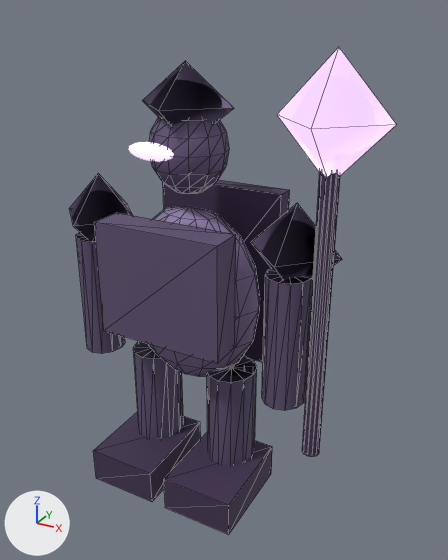
A saved change to the glTF model public/assets/3d/enemies/summoner.glb.
Rendered twice from a camera (50 mm lens) standing at (1.45, -2.31, 2.29) and looking at (0.15, 0.04, 1.11). Lighting does not change. The marker at lower left points along +X, +Y and +Z. The older version comes first. Mesh edges are drawn as thin lines on the coarser meshes. Where no turn or scale is listed for an object, it has been applied to the vertices.

In view in the first picture: 'arm1', 'breastplate', 'cape', 'head', 'leftBoot', 'leftLeg', 'rightBoot', 'rightLeg', 'shoulder1', 'staff', 'staffOrb', 'torso' and 4 more.
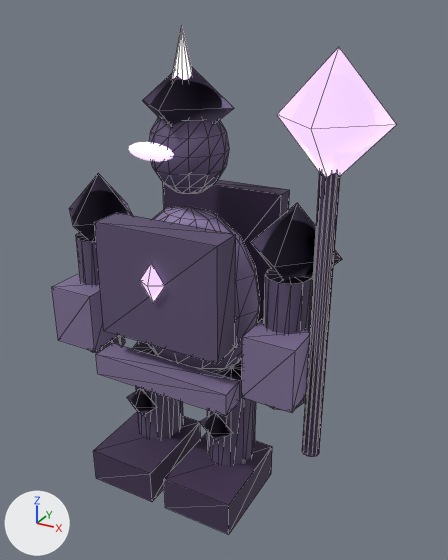
Pixel boxes [x1, y1, x2, y2] of what changed, in the pictures (448 x 560 px):
'ExtraBelt', added
    after: [96, 343, 240, 416]
'ExtraForearmR', added
    after: [242, 319, 310, 413]
'ExtraForearmL', added
    after: [52, 274, 118, 351]
'ExtraHelmetCrest', added
    after: [172, 27, 192, 80]
'ExtraChestSigil', added
    after: [140, 264, 165, 303]
'ExtraKneeR', added
    after: [200, 413, 233, 442]
'ExtraKneeL', added
    after: [127, 388, 157, 416]

Edits to the bpy script that builds the scene:
```text
Add me_cone_2:
    me_cone_2.from_pydata([(0.065, 0.0, -0.14), (0.056, -0.032, -0.14), (0.032, -0.056, -0.14), (0.0, -0.065, -0.14), (-0.032, -0.056, -0.14), (-0.056, -0.032, -0.14), (-0.065, 0.0, -0.14), (-0.056, 0.032, -0.14), (-0.032, 0.056, -0.14), (0.0, 0.065, -0.14), (0.032, 0.056, -0.14), (0.056, 0.032, -0.14), (0.065, 0.0, -0.14), (0.0, 0.0, 0.14), (0.0, 0.0, -0.14)], [], [(0, 13, 1), (1, 13, 2), (2, 13, 3), (3, 13, 4), (4, 13, 5), (5, 13, 6), (6, 13, 7), (7, 13, 8), (8, 13, 9), (9, 13, 10), (10, 13, 11), (11, 13, 12), (14, 1, 0), (14, 2, 1), (14, 3, 2), (14, 4, 3), (14, 5, 4), (14, 6, 5), (14, 7, 6), (14, 8, 7), (14, 9, 8), (14, 10, 9), (14, 11, 10), (14, 12, 11)])
    me_cone_2.materials.append(mat_arcaneemissive)  # purple #f3d2ff, glowing purple #f3d2ff
Add me_box_1:
    me_box_1.from_pydata(...)  # a box spanning x -0.5..0.5, y -0.5..0.5, z -0.5..0.5
    me_box_1.materials.append(mat_forgedsteel)  # greyish purple #9989b0
Add ob_extrahelmetcrest:
    ob_extrahelmetcrest = bpy.data.objects.new('ExtraHelmetCrest', me_cone_2)
    ob_extrahelmetcrest.location = (0.0, -0.03, 2.08)
Add ob_extrakneer:
    ob_extrakneer = bpy.data.objects.new('ExtraKneeR', me_octa_1)
    ob_extrakneer.parent = ob_modelroot
    ob_extrakneer.location = (0.22, -0.16, 0.42)
    ob_extrakneer.scale = (0.19, 0.12, 0.17)
Add ob_extrakneel:
    ob_extrakneel = bpy.data.objects.new('ExtraKneeL', me_octa_1)
    ob_extrakneel.parent = ob_modelroot
    ob_extrakneel.location = (-0.22, -0.16, 0.42)
    ob_extrakneel.scale = (0.19, 0.12, 0.17)
Add ob_extrachestsigil:
    ob_extrachestsigil = bpy.data.objects.new('ExtraChestSigil', me_octa_2)
    ob_extrachestsigil.parent = ob_modelroot
    ob_extrachestsigil.location = (0.0, -0.32, 1.2)
    ob_extrachestsigil.scale = (0.13, 0.07, 0.19)
Add ob_extraforearmr:
    ob_extraforearmr = bpy.data.objects.new('ExtraForearmR', me_box_1)
    ob_extraforearmr.parent = ob_modelroot
    ob_extraforearmr.location = (0.53, -0.17, 0.87)
    ob_extraforearmr.scale = (0.24, 0.19, 0.3)
Add ob_extraforearml:
    ob_extraforearml = bpy.data.objects.new('ExtraForearmL', me_box_1)
    ob_extraforearml.parent = ob_modelroot
    ob_extraforearml.location = (-0.53, -0.17, 0.87)
    ob_extraforearml.scale = (0.24, 0.19, 0.3)
Add ob_extrabelt:
    ob_extrabelt = bpy.data.objects.new('ExtraBelt', me_box_1)
    ob_extrabelt.parent = ob_modelroot
    ob_extrabelt.location = (0.0, -0.25, 0.69)
    ob_extrabelt.scale = (0.72, 0.13, 0.11)
```
